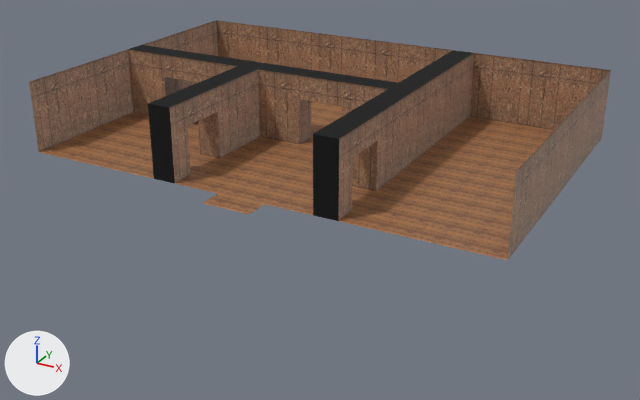
The glTF model models/house/interior.glb: old version first, new version second.
Before and after are seen from a camera (50 mm lens) standing at (16.8, -27.6, 12.9) and looking at (0.9, 1.3, -1.5). Every picture has the same lights, and +X, +Y and +Z are marked at lower left. Objects named as collision shapes, trigger or cutter boxes, shadow casters or lower levels of detail are left out. Vertices at the same position are counted once.

Names of what the first picture shows: 'interior-col'.
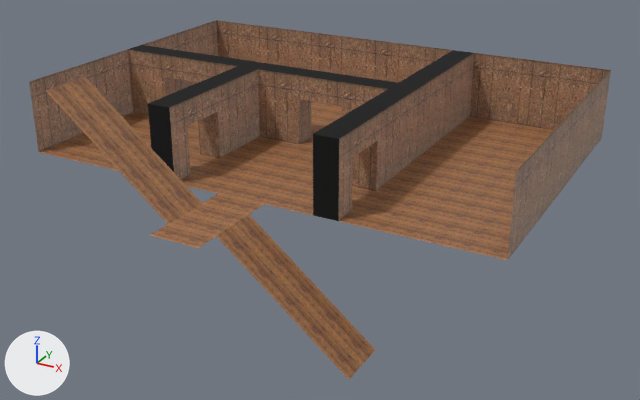
Pixel boxes (x1, y1, x2, y2) of what changed, in the pictures (640 x 400 px):
'interior-col', reshaped (49% taller): before (29, 20, 611, 260); after (29, 20, 611, 379)
part 1 of me_cube_003, cut back: before (164, 77, 198, 125)
part 2 of me_cube_003, added (brown): after (45, 77, 375, 379)

The change, as a list of edits to the scene's bpy script:
```text
Change me_cube_003:
    used by ob_interior_col; location = (0.0, 0.0, 0.0)
    verts and faces of me_cube_003; kept vertices keep their numbers, new ones are numbered from 166
    before: 164 (-1.0, -4.0, 0.0) at pixel (202, 203), 165 (1.0, -4.0, 0.0) at pixel (249, 214)
    remove me_cube_003.from_pydata(...)  # 166 vertices, 304 faces; spans x -10.0..10.0, y -4.0..10.0, z 0.0..3.0
    add me_cube_003.from_pydata(...)  # 166 vertices, 304 faces; spans x -10.0..10.0, y -7.0..10.0, z -4.0..4.0
    me_cube_003 part 1
    8 vertices are removed from x -8.0..-6.0, y 3.0..4.0, z 0.0..2.0
    22 faces are deleted
    9 new faces join them, mat_wall (picture img_wood_plywood_03)
    5 new faces join them, mat_floor (picture img_wood_planks_fancy_01)
    me_cube_003 part 2
    add verts[166] = (-1.0, -6.0, 0.0)  # pixel (168, 223)
    add verts[167] = (1.0, -6.0, 0.0)  # pixel (216, 236)
    add verts[168] = (-1.0, -7.0, 0.0)  # pixel (149, 235)
    add verts[169] = (1.0, -7.0, 0.0)  # pixel (198, 248)
    add verts[170] = (-6.0, -4.0, 4.0)  # pixel (85, 76)
    add verts[171] = (-6.0, -6.0, 4.0)  # pixel (45, 90)
    add verts[172] = (6.0, -4.0, -4.0)  # pixel (375, 349)
    add verts[173] = (6.0, -6.0, -4.0)  # pixel (348, 379)
    add faces += [(164, 166, 165), (165, 166, 167), (166, 168, 167), (167, 168, 169), (164, 170, 166), (166, 170, 171)]  # mat_floor (picture img_wood_planks_fancy_01)
    add faces += [(165, 167, 173), (165, 173, 172)]  # mat_floor (picture img_wood_planks_fancy_01)
```
